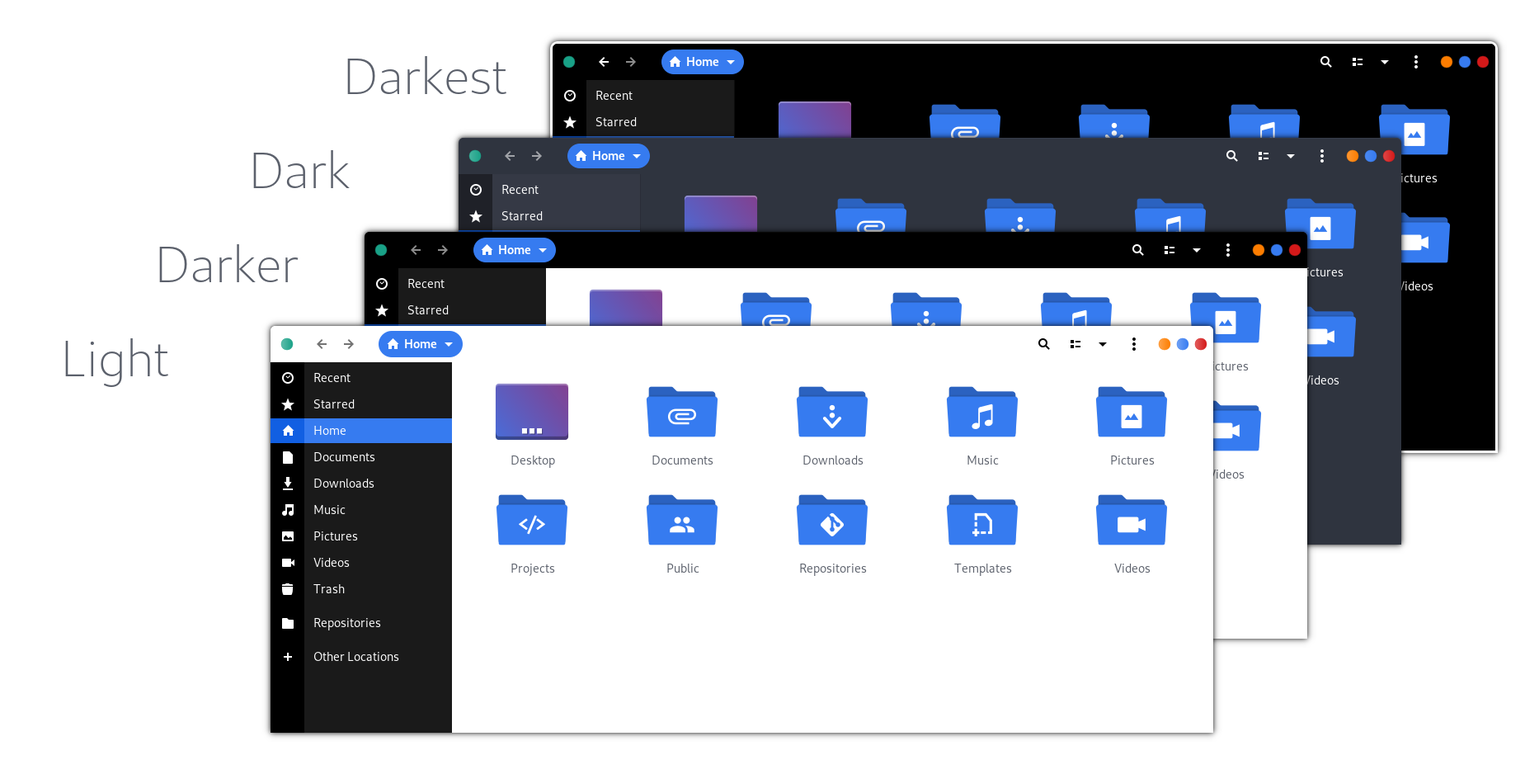
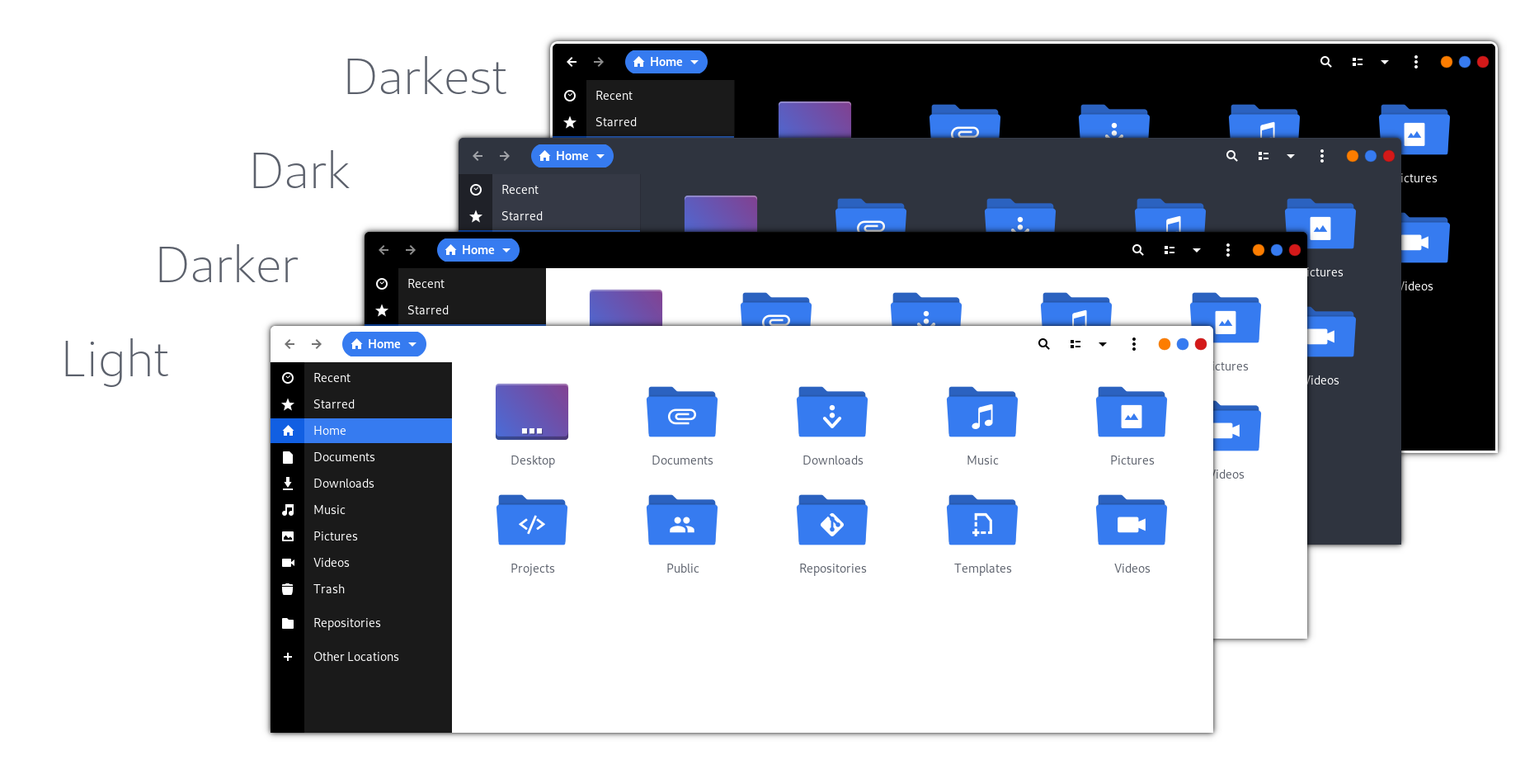
Layers edited between the first and the second 1539px x 774px image:
painted on "Pasted Layer" over <box>280,330,1208,358</box>
painted on "Pasted Layer #1" over <box>374,237,557,263</box>
painted on "Pasted Layer #2" over <box>468,143,1396,169</box>
painted on "darkest.png" over <box>562,49,745,75</box>
